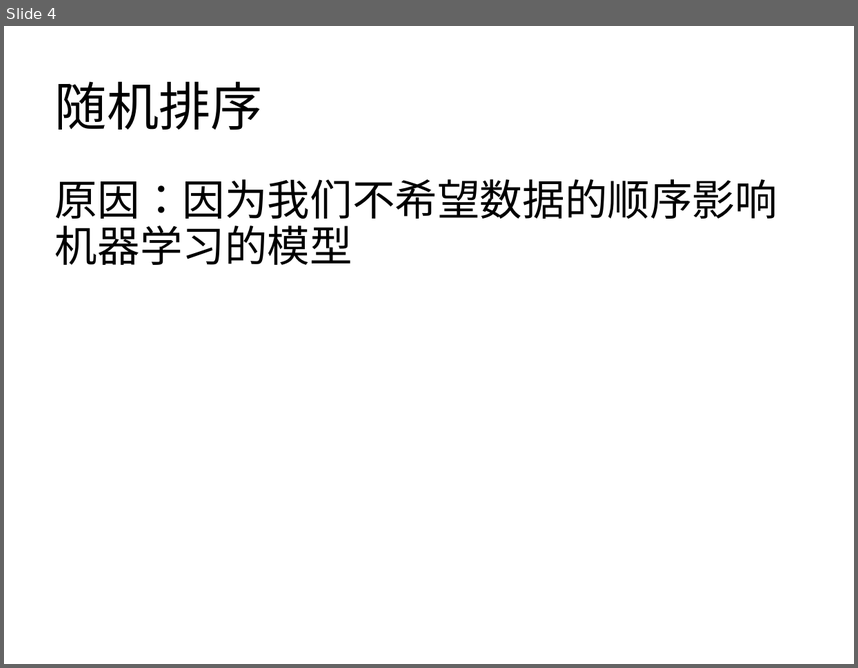
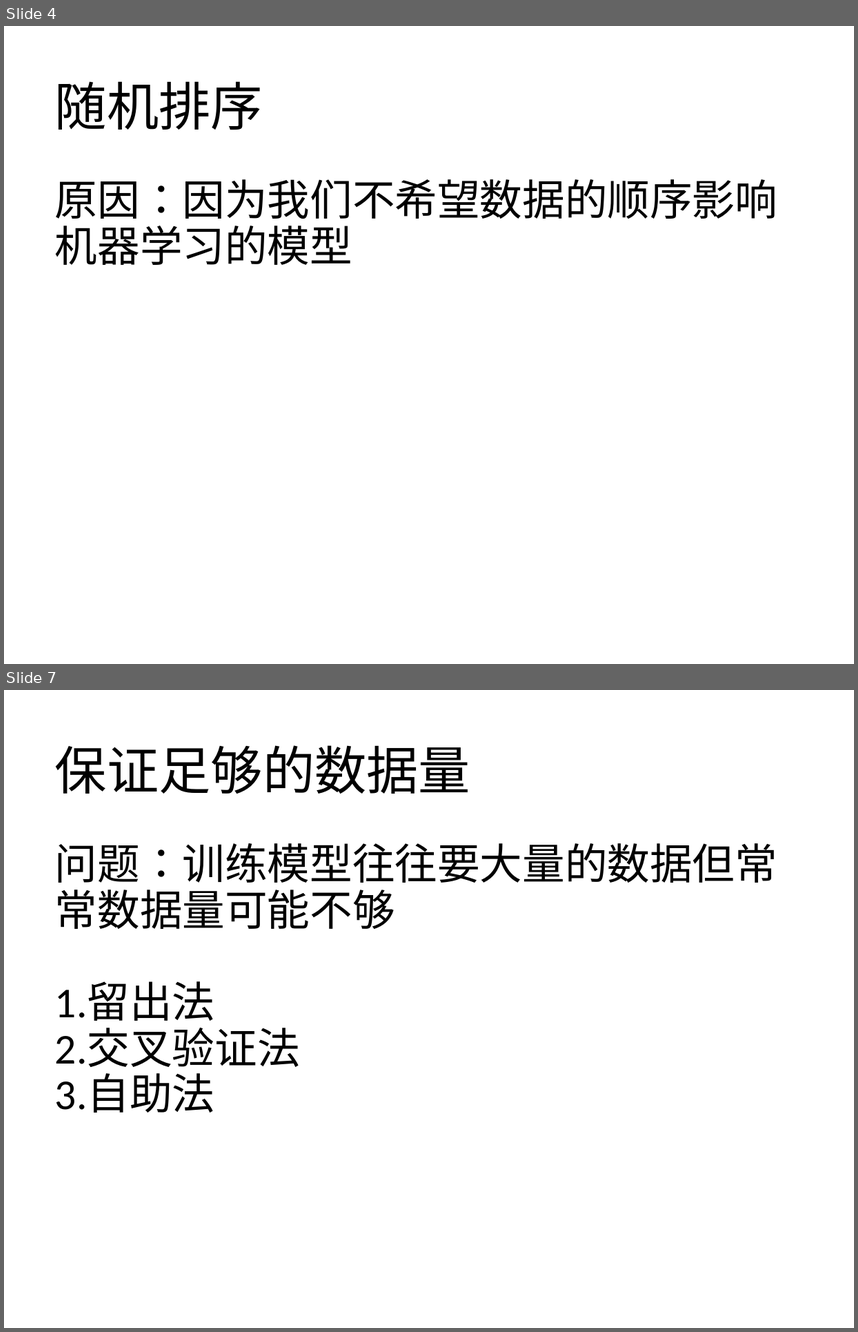
Before and after one commit to zznan0o0/Machine-Learning-materilas, a slide deck: 机器学习.pptx. Shown one above the other, each under a label of ours: slide 4 before the commit, slides 4 and 7 after it; the slides between them are not shown. The pictures are 858x668 and 858x1332 pixels, drawn with LibreOffice and Linux fonts; fonts in the diff are those of the drawing. Boxes give left, top, right and bottom in pixels: in the first picture for what was removed or moved away, otherwise in the second. Text is boxed around its words. In the diff, an @@ line names an element or a change of style, - is before the commit and + after.

```diff
--- a/机器学习.pptx
+++ b/机器学习.pptx
@@ slide 7 added at [4,690,854,1328], background #FFFFFF @@
@@ title added at [55,745,470,793], 44 pt, text #000000 @@
+保证足够的数据量
@@ text added at [55,843,777,1112], 36 pt, text #000000 @@
+问题：训练模型往往要大量的数据但常常数据量可能不够
+1.留出法
+2.交叉验证法
+3.自助法
```
Also in this commit, not shown: 1 slide changed, 16 other slides added.
